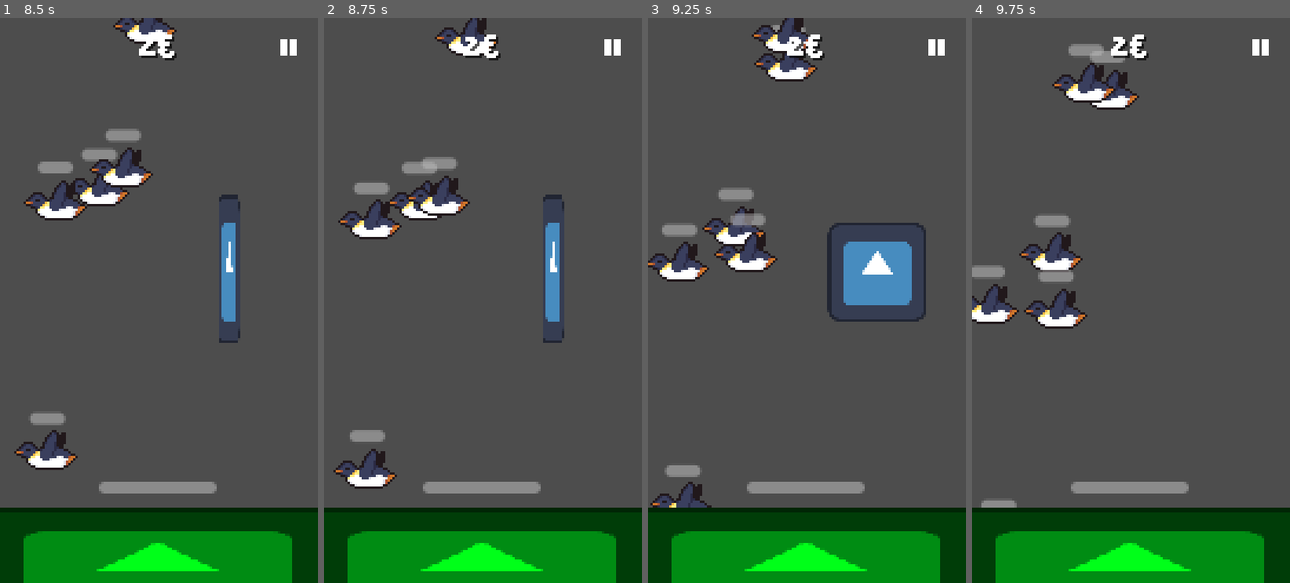
Above: before the commit, frames 1-4 (left to right).
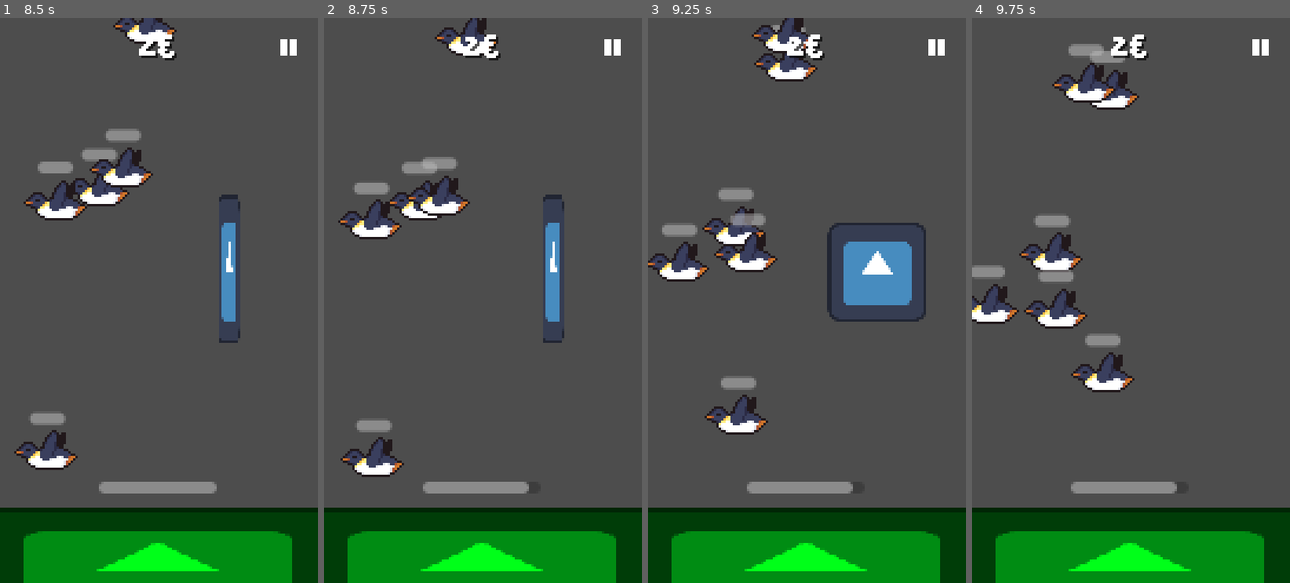
Above: after the commit, the same moments.

Repository: Ninesliced/enstabattage
Game: Godot game, scene res://scenes/main.tscn
Two runs of this game, one before a commit and one after it. Both use one fixed random seed, a clock stepped at 60 frames per second and the inputs below. The engine's default icon, where the game draws it, is replaced by a stand-in: a white triangle on a blue panel in a dark square.
Inputs (mouse positions are in pixels of both pictures, inside the frame that each line leads up to):
- Up to frame 1 (8.5 s): tap Enter at 0.5 s; move the mouse to (228, 272) at 0.52 s; click (228, 272) at 0.67 s; click (289, 46) at 1.25 s; click "Continuer" at 2 s; move the mouse to (95, 328) at 2.77 s; click (95, 328) at 2.92 s; move the mouse to (190, 176) at 3.52 s; click (190, 176) at 3.67 s; move the mouse to (143, 413) at 4.27 s; click (143, 413) at 4.42 s; move the mouse to (254, 385) at 5.02 s; click (254, 385) at 5.17 s; move the mouse to (63, 215) at 5.77 s; click (63, 215) at 5.92 s; move the mouse to (174, 300) at 6.52 s; click (174, 300) at 6.67 s; move the mouse to (111, 159) at 7.27 s; click (111, 159) at 7.42 s; move the mouse to (228, 272) at 8.02 s; click (228, 272) at 8.17 s
- Up to frame 2 (8.75 s): no input
- Up to frame 3 (9.25 s): move the mouse to (743, 328) at 8.77 s; click (743, 328) at 8.92 s
- Up to frame 4 (9.75 s): move the mouse to (1162, 176) at 9.52 s; click (1162, 176) at 9.67 s

Frame 1 is identical in both runs. In frame 2, 1.4% of the frame differs, in the area x 2-69%, y 71-85%; in frame 3, 1.3%; in frame 4, 1.0%.

Commit message:
Tower damage & knockback

Diff:
--- a/enstabattage/project.godot
+++ b/enstabattage/project.godot
@@ -25,6 +25,7 @@
 
 window/size/viewport_width=135
 window/size/viewport_height=240
+window/size/mode=2
 window/stretch/mode="viewport"
 window/stretch/aspect="keep_width"
 window/handheld/orientation=1
--- a/enstabattage/scenes/enemy/enemy.gd
+++ b/enstabattage/scenes/enemy/enemy.gd
@@ -1,7 +1,18 @@
 extends LivingEntity
+class_name Enemy
+
+@export var damage = 1
+
+var rng = RandomNumberGenerator.new()
 
 func _process(delta: float) -> void:
 	pass
 
 func _on_died() -> void:
 	Global.add_money(1)
+
+
+func _on_hurt_box_body_entered(body:Node2D):
+	if body is LivingEntity and body.is_enemy != is_enemy:
+		body.deal_damage(self, damage)
+		deal_knockback(Vector2(rng.randf_range(-1, 1), -1).normalized(), 50)
--- a/enstabattage/scenes/enemy/enemy.tscn
+++ b/enstabattage/scenes/enemy/enemy.tscn
@@ -26,12 +26,24 @@
 "speed": 5.0
 }]
 
+[sub_resource type="CircleShape2D" id="CircleShape2D_hlbux"]
+radius = 19.0263
+
 [node name="Enemy" instance=ExtResource("1_ucae0")]
 script = ExtResource("2_b68ly")
+damage = 1
 max_life = 3
+is_enemy = true
 
 [node name="Sprite2D" parent="." index="0"]
 sprite_frames = SubResource("SpriteFrames_lnxsi")
 frame_progress = 0.228712
 
+[node name="HurtBox" type="Area2D" parent="." index="3"]
+
+[node name="CollisionShape2D" type="CollisionShape2D" parent="HurtBox" index="0"]
+shape = SubResource("CircleShape2D_hlbux")
+debug_color = Color(1, 0, 0.166667, 0.290196)
+
 [connection signal="died" from="." to="." method="_on_died"]
+[connection signal="body_entered" from="HurtBox" to="." method="_on_hurt_box_body_entered"]
--- a/enstabattage/scenes/living_entity/living_entity.gd
+++ b/enstabattage/scenes/living_entity/living_entity.gd
@@ -5,6 +5,7 @@
 @export var max_life = 10
 @onready var life = max_life
 @export var is_touchable = true
+@export var is_enemy = false
 
 @onready var life_display = $LifeDisplay
 @onready var sprite = $Sprite2D
@@ -29,9 +30,13 @@
 func update_life_display():
 	life_display.value = life
 
-func damage(damager, damage_amount):
+func deal_knockback(direction:Vector2, amount:float):
+	velocity = direction * amount
+
+func deal_damage(damager, damage_amount):
 	life -= damage_amount
 	update_life_display()
+
 
 func die():
 	died.emit()
--- a/enstabattage/scenes/touch_manager/normal_touch/normal_touch.gd
+++ b/enstabattage/scenes/touch_manager/normal_touch/normal_touch.gd
@@ -19,7 +19,7 @@
 
 func _on_body_entered(body: Node2D) -> void:
 	if body is LivingEntity and body.is_touchable:
-		body.damage(self,damage)
+		body.deal_damage(self, damage)
 
 
 func _on_start_timer_timeout() -> void:
Not shown: 1 places in enstabattage/scenes/enemy/enemy.tscn that only renumber resources
